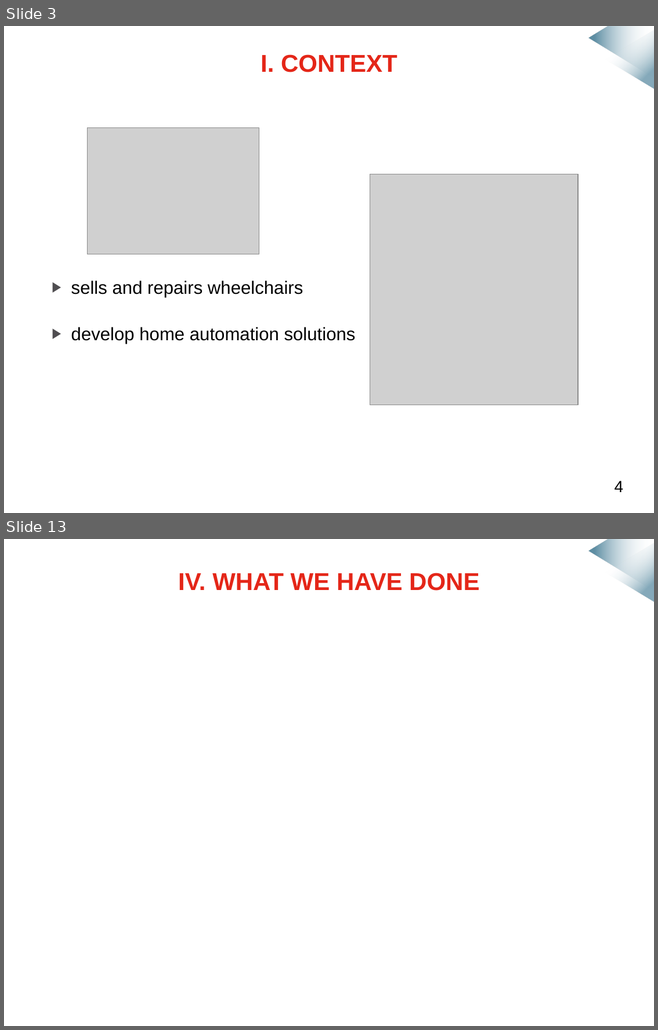
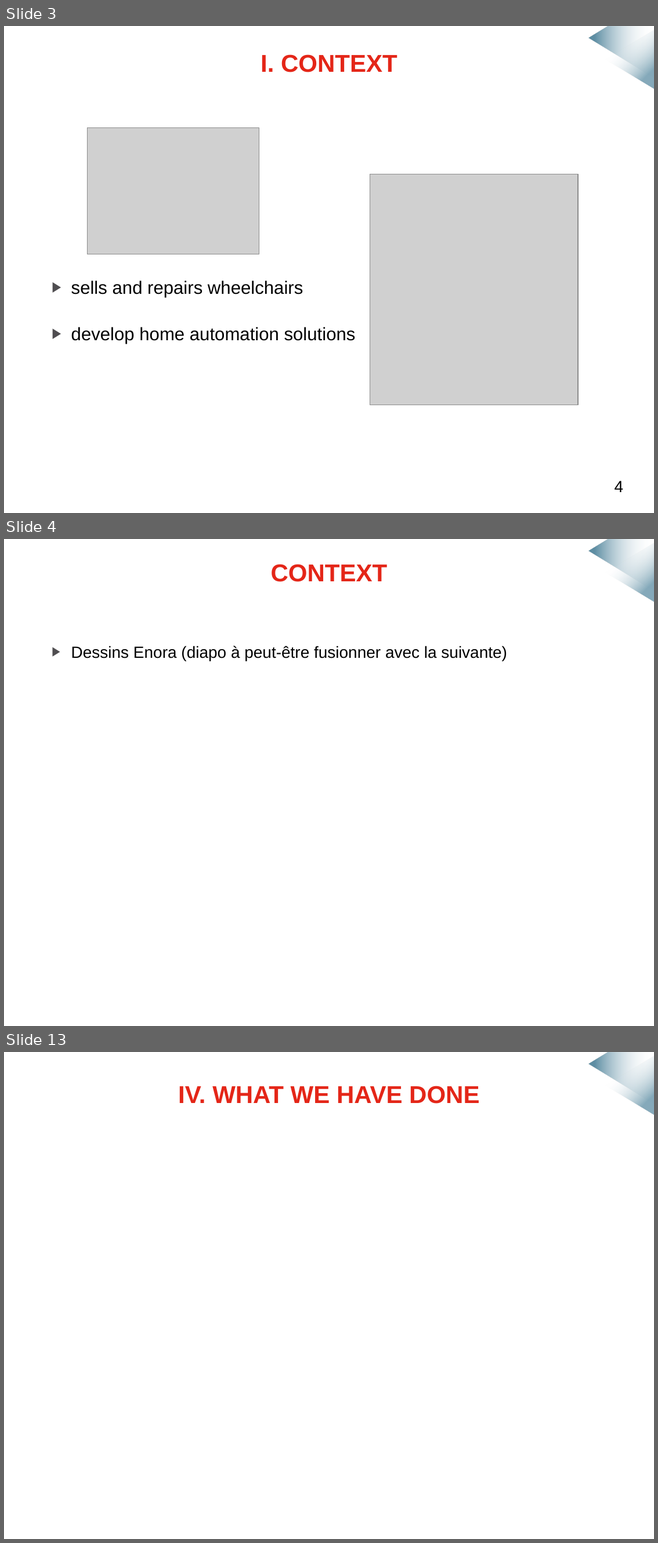
Before and after one commit to mmeven/EP_Domotique_Tablette, a slide deck: Rendu/Diapo_prototype_janvier.pptx. Shown one above the other, each under a label of ours: slides 3 and 13 before the commit, slides 3, 4 and 13 after it; the slides between them are not shown. The pictures are 658x1030 and 658x1543 pixels, drawn with LibreOffice and Linux fonts; fonts in the diff are those of the drawing; grey boxes stand for pictures; background and template pictures are left out. Boxes give left, top, right and bottom in pixels: in the first picture for what was removed or moved away, otherwise in the second. Text is boxed around its words. In the diff, an @@ line names an element or a change of style, - is before the commit and + after.

Commit message:
Modif diapo, ajout schémas blocs

```diff
--- a/Rendu/Diapo_prototype_janvier.pptx
+++ b/Rendu/Diapo_prototype_janvier.pptx
@@ slide 4 added at <box>4,539,654,1026</box>, background #FFFFFF; not listed: 2 template elements that a slide beside it also shows @@
@@ title added at <box>271,564,387,582</box>, 27 pt, text #E42618, bold @@
+CONTEXT
@@ text added at <box>71,646,507,661</box>, 18 pt, text #000000 @@
+▶ Dessins Enora (diapo à peut-être fusionner avec la suivante)
```
Also in this commit, not shown: 12 slides changed, 2 other slides added, 15 other files.
